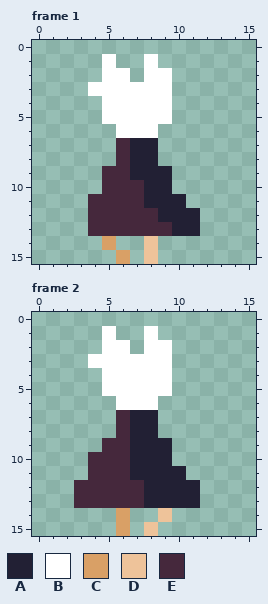
Edited in one commit: pixel-art file (Elementum Remake/Assets/Art/Player/Sprite-0006.aseprite). Above is the file before it was changed.
16x16 pixels, 2 frames. Shown: frame 1, frame 2.
Palette (. is transparent): A #222034  B #ffffff  C #d9a066  D #eec39a  E #45283c
Pixels before, frame 1, first column x 4:
 1 .B..B...
 2 .BB.BB..
 3 BBBBBB..
 4 .BBBBB..
 5 .BBBBB..
 6 ..BBB...
 7 ..EAA...
 8 ..EAA...
 9 .EEAAA..
10 .EEEAA..
11 EEEEAAA.
12 EEEEEAAA
13 EEEEEEAA
14 .C..D...
15 ..C.D...
Pixels before, frame 2, first column x 3:
 1 ..B..B...
 2 ..BB.BB..
 3 .BBBBBB..
 4 ..BBBBB..
 5 ..BBBBB..
 6 ...BBB...
 7 ...EAA...
 8 ...EAA...
 9 ..EEAAA..
10 .EEEAAA..
11 .EEEAAAA.
12 EEEEEAAAA
13 EEEEEAAAA
14 ...C..D..
15 ...C.D...
After:
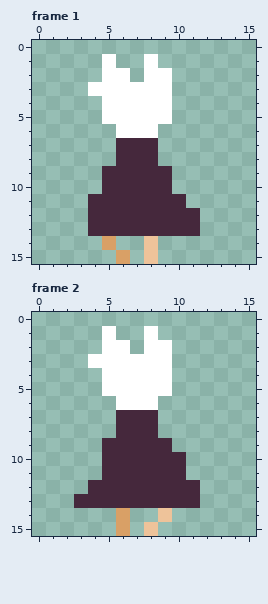
Changes in this commit:
Changed rows in their new state; - is an unchanged pixel.
Frame 1:
first column x 7:
 7 EE---
 8 EE---
 9 EEE--
10 -EE--
11 -EEE-
12 --EEE
13 ---EE
Frame 2:
first column x 3:
 7 ----EE---
 8 ----EE---
 9 ----EEE--
10 -.--EEEE-
11 -.--EEEE-
12 .----EEEE
13 -----EEEE
